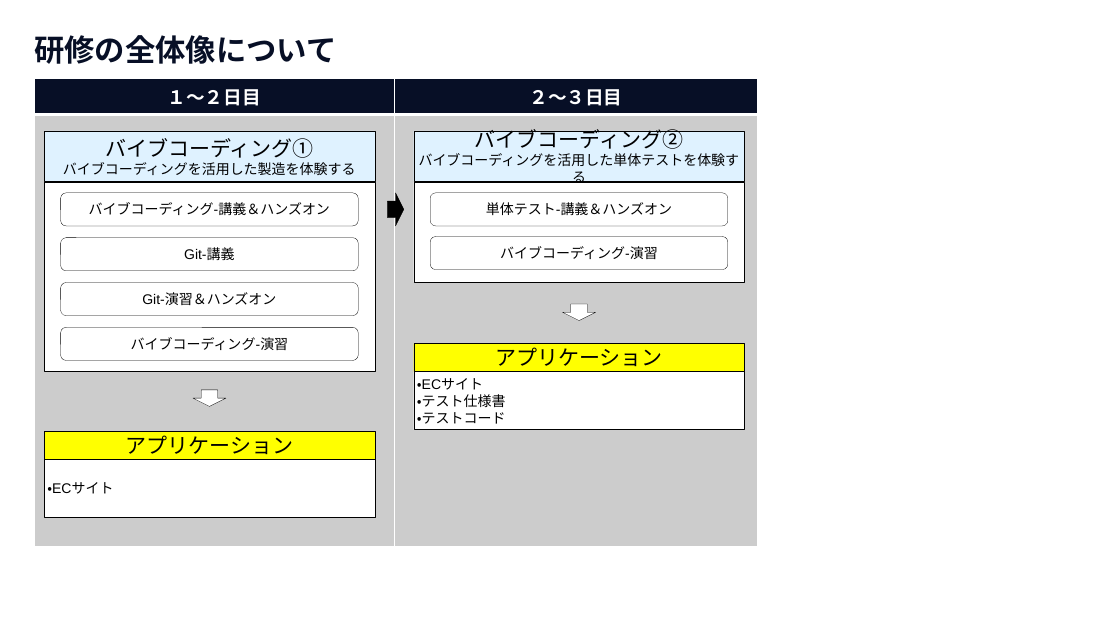
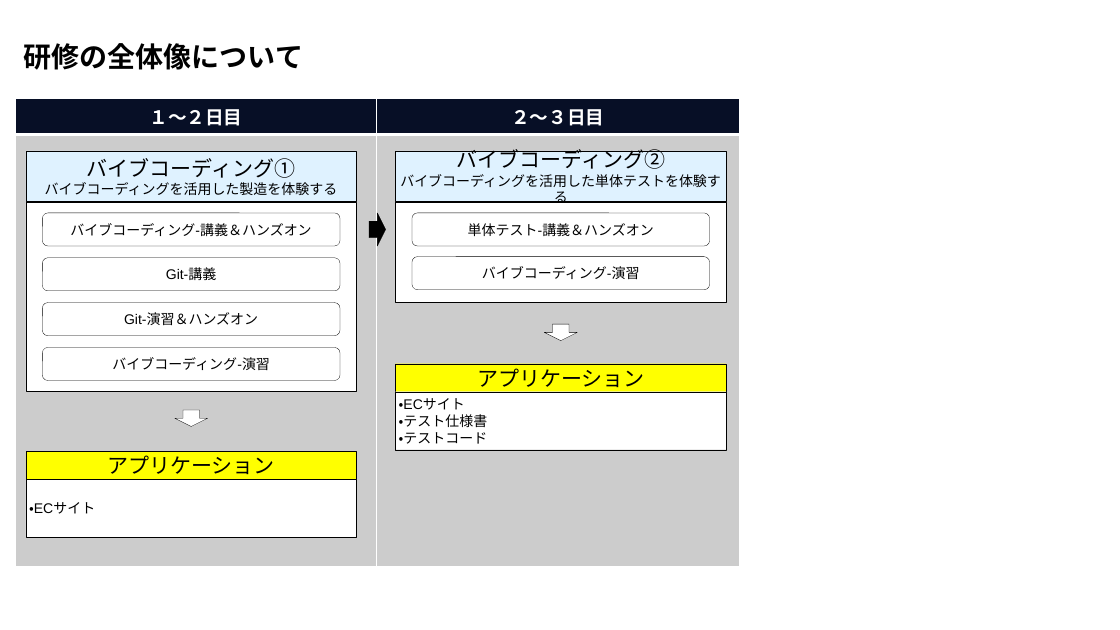
Before and after one commit to nishida2073/ai_navive, a slide deck: slide 2 of 00_オリエンテーション/【AI Native研修-バイブコーディング】研修の概要.pptx. Drawn at 1120x630 pixels with LibreOffice and Linux fonts; fonts in the diff are those of the drawing. Boxes give left, top, right and bottom in pixels: in the first picture for what was removed or moved away, otherwise in the second. Text is boxed around its words. In the diff, an @@ line names an element or a change of style, - is before the commit and + after.

```diff
--- a/00_オリエンテーション/【AI Native研修-バイブコーディング】研修の概要.pptx
+++ b/00_オリエンテーション/【AI Native研修-バイブコーディング】研修の概要.pptx
@@ title "研修の全体像について": place and size @@
-title "研修の全体像について" at box(34, 35, 337, 64)
+title "研修の全体像について" at box(24, 43, 303, 70)
@@ title "研修の全体像について" at box(24, 43, 303, 70): size 26 to 24 pt, text colour #070F26 to #000000; line spacing 1 to 0.9; vertical alignment top to middle @@
@@ 8 rectangles, 6 rounded rectangles, 3 down arrows, 1 table: place and size @@
-8 rectangles, 6 rounded rectangles, 3 down arrows, 1 table at box(34, 79, 759, 545)
+8 rectangles, 6 rounded rectangles, 3 down arrows, 1 table at box(16, 99, 740, 565)
```
Also in this commit, not shown: 2 other slides changed, 1 slide added, 2 other files.
